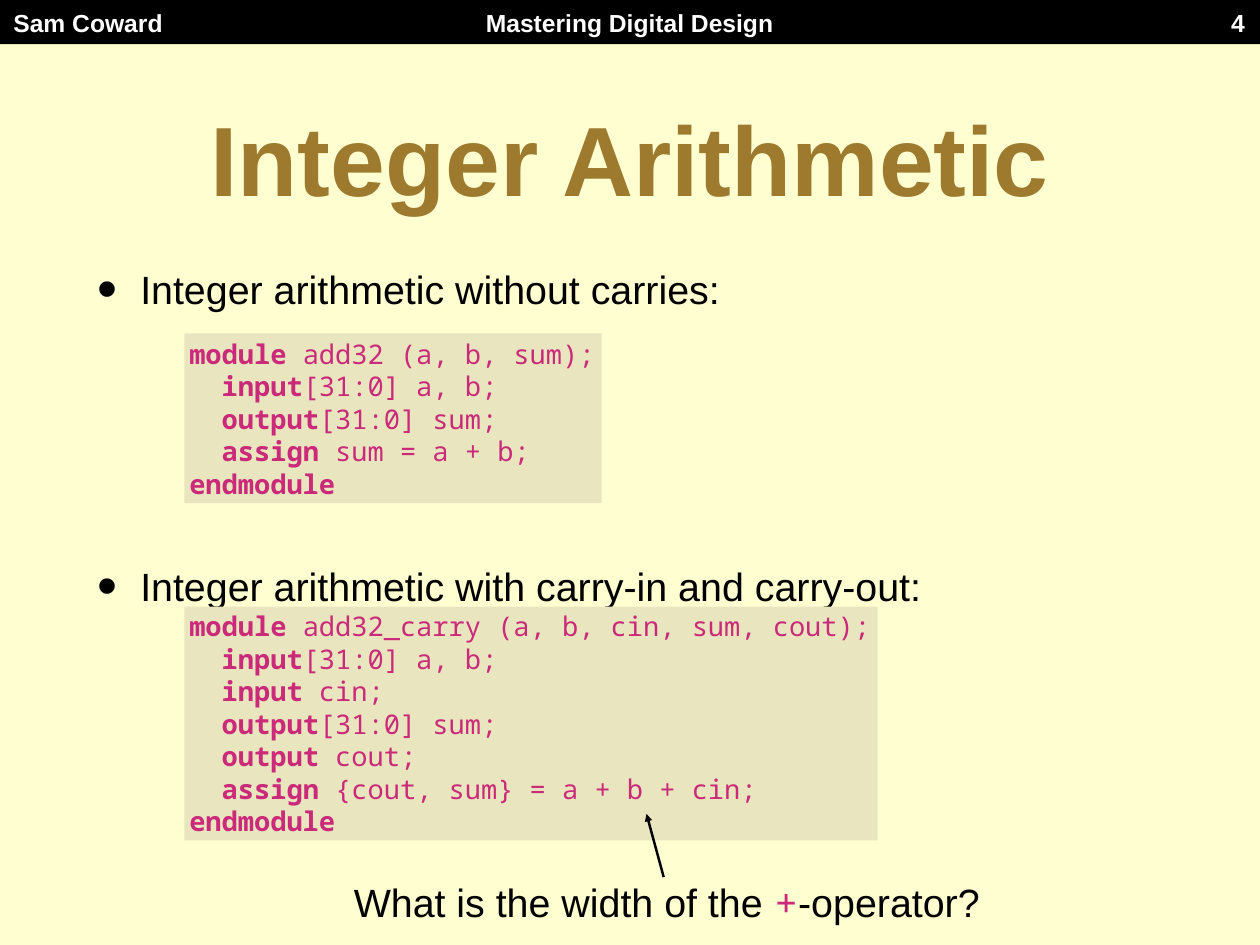
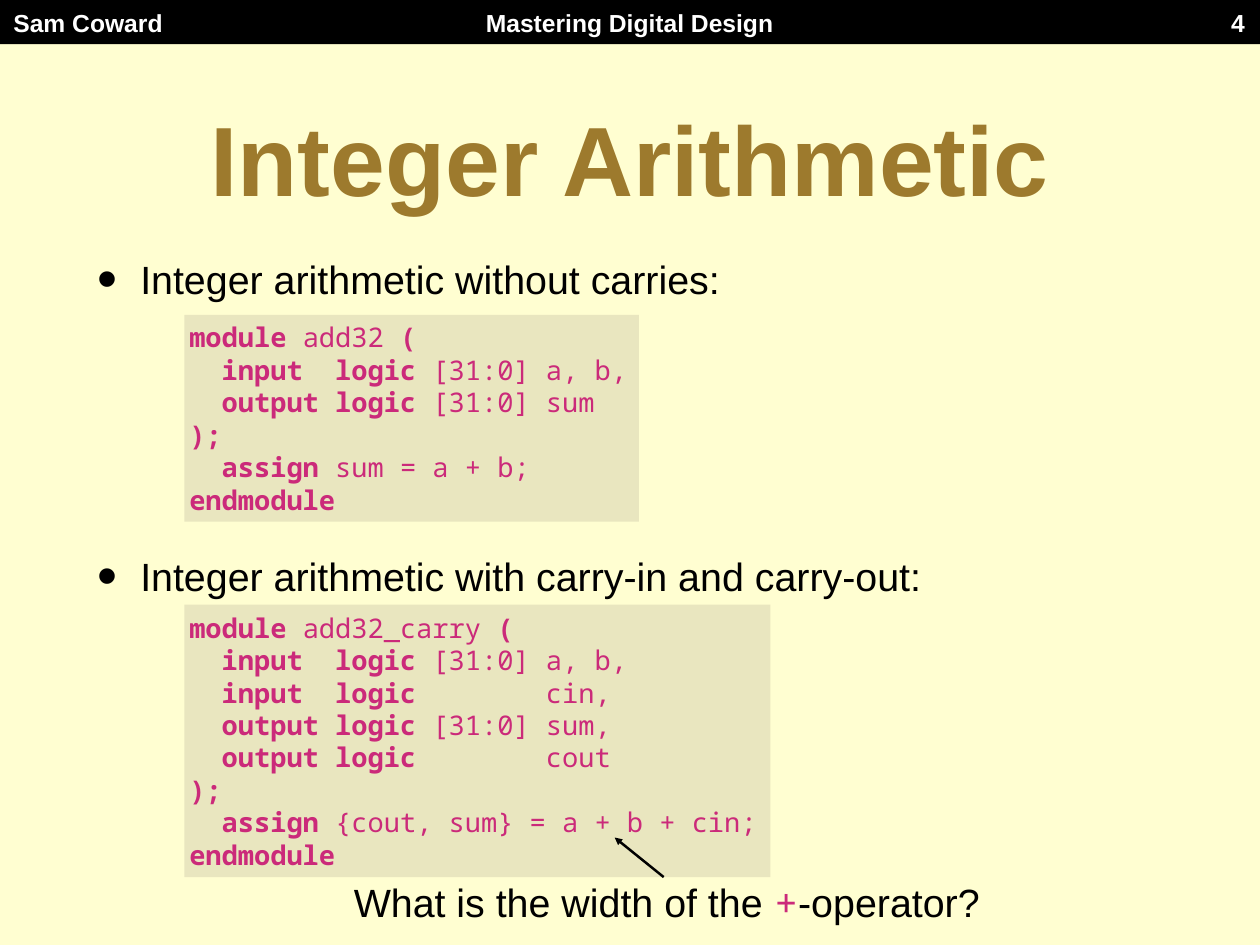
Before and after one commit to Mastering-Digital-Design/Lab-Module, a slide deck: slide 4 of lectures/lecture2.pptx. Drawn at 1260x945 pixels with LibreOffice and Linux fonts; fonts in the diff are those of the drawing. Boxes give left, top, right and bottom in pixels: in the first picture for what was removed or moved away, otherwise in the second. Text is boxed around its words. In the diff, an @@ line names an element or a change of style, - is before the commit and + after.

```diff
--- a/lectures/lecture2.pptx
+++ b/lectures/lecture2.pptx
@@ text "Integer arithmetic without carries:": place and size @@
-text "Integer arithmetic without carries:" at <box>140,275,921,607</box>
+text "Integer arithmetic without carries:" at <box>140,265,921,599</box>
@@ rectangle "module add32 (": place and size @@
-rectangle "module add32 (" at <box>184,333,602,503</box>
+rectangle "module add32 (" at <box>184,315,639,522</box>
@@ text in rectangle at <box>189,326,627,419</box>: text changed; bold on @@
-module add32 (a, b, sum);
-input[31:0] a, b;
-output[31:0] sum;
+module add32 (
+input logic [31:0] a, b,
+output logic [31:0] sum
+);
@@ rectangle "module add32_carry (": place and size @@
-rectangle "module add32_carry (" at <box>184,607,878,841</box>
+rectangle "module add32_carry (" at <box>184,605,771,877</box>
@@ text in rectangle at <box>189,617,627,774</box>: text changed; bold on @@
-module add32_carry (a, b, cin, sum, cout);
-input[31:0] a, b;
-input cin;
-output[31:0] sum;
-output cout;
+module add32_carry (
+input logic [31:0] a, b,
+input logic cin,
+output logic [31:0] sum,
+output logic cout
+);
@@ arrow moved from (664, 877) - (647, 814) to (664, 877) - (615, 837) @@
```
Also in this commit, not shown: 17 other slides changed, 1 slide added, 1 other file.
